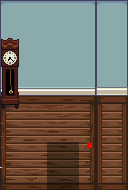
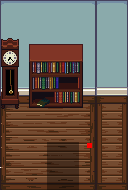
The second 128px x 190px image is a revision of the first. Changes to its layers:
added layer "bookshelf: (29, 44)" in group "inside" over left=29, top=44, right=83, bottom=108
